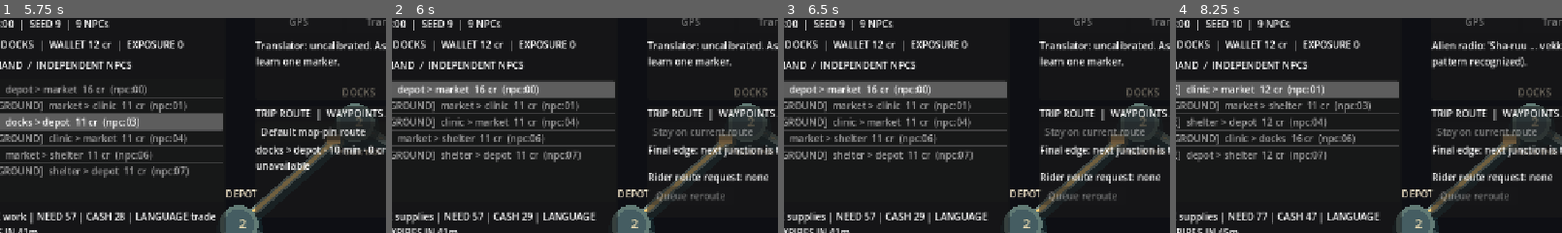
Above: before the commit, frames 1-4 (left to right).
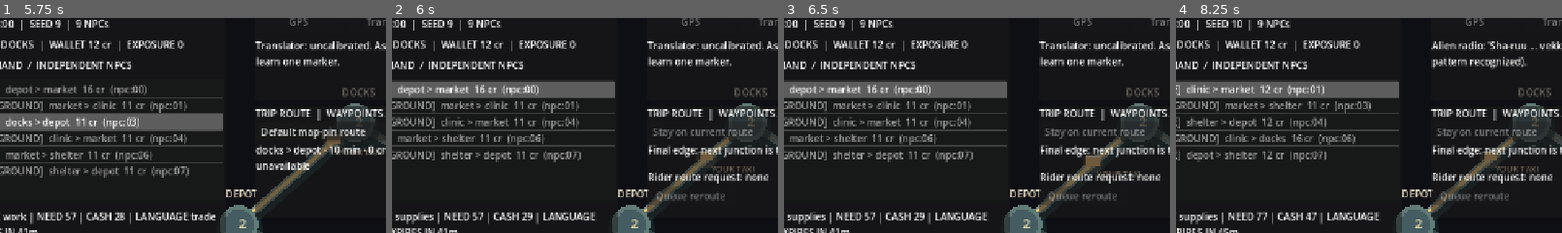
Above: after the commit, the same moments.

Repository: MohamedXIV/outsider-driver-2d
Game: Godot game, scene res://scenes/sandbox.tscn
Two runs of this game, one before a commit and one after it. Both use one fixed random seed, a clock stepped at 60 frames per second and the inputs below.
Inputs:
- Up to frame 1 (5.75 s): click "Decline" at 0.5 s; click "Reposition taxi" at 1.25 s; click "Wait +20 minutes" at 2 s; click "Observe +6h (debug)" at 2.75 s; click "GPS" at 3.5 s; click "New world seed" at 4.25 s; click "Translator" at 5 s
- Up to frame 2 (6 s): click "Accept ride" at 5.75 s
- Up to frame 3 (6.5 s): no input
- Up to frame 4 (8.25 s): click "New world seed" at 6.5 s; click "Radio" at 7.25 s; click "Accept ride" at 8 s
The pictures show only the part of the screen within x 6-56%, y 7-57%; the shares and areas given below are measured in that part.

Frame 1 is identical in both runs. In frame 2, 0.5% of the frame differs, in the area x 79-98%, y 54-73%; in frame 3, 0.5%, in the area x 78-98%, y 54-75%; in frame 4, 0.5%.
Error before the commit: Invalid call. Nonexistent function 'meeting_in_progress' in base 'RefCounted (SandboxWorld)'. (res://scripts/sandbox/sandbox_main.gd:88)

Commit message:
fix(relationships): prevent driving, fares and clock advance during live off-duty encounter

Diff:
--- a/scripts/sandbox/sandbox_world.gd
+++ b/scripts/sandbox/sandbox_world.gd
@@ -45,7 +45,7 @@
 
 func select_starter_device(device: String) -> bool:
 	if not starter_device.is_empty() or not SandboxKnowledge.DEVICES.has(device) \
-			or not active_offer_id.is_empty():
+			or not active_offer_id.is_empty() or meeting_in_progress():
 		return false
 	starter_device = device
 	_grant_fact(str(SandboxKnowledge.FIRST_FACT[device]), "starter:%s" % device)
@@ -102,7 +102,7 @@
 
 
 func advance(minutes: int) -> bool:
-	if minutes <= 0 or minutes % STEP_MINUTES != 0:
+	if meeting_in_progress() or minutes <= 0 or minutes % STEP_MINUTES != 0:
 		return false
 	for i in range(minutes / STEP_MINUTES):
 		minute += STEP_MINUTES
@@ -162,7 +162,7 @@
 
 
 func reposition(destination: String) -> bool:
-	if not active_offer_id.is_empty() or not SandboxRoads.DISTRICTS.has(destination) or destination == player_district:
+	if meeting_in_progress() or not active_offer_id.is_empty() or not SandboxRoads.DISTRICTS.has(destination) or destination == player_district:
 		return false
 	var hops: int = SandboxRoads.hops(player_district, destination)
 	var move_cost: int = hops
@@ -178,7 +178,7 @@
 
 func decline(offer_id: String) -> bool:
 	var offer: Dictionary = offer_by_id(offer_id)
-	if offer.is_empty() or offer["status"] != "open":
+	if meeting_in_progress() or offer.is_empty() or offer["status"] != "open":
 		return false
 	offer["status"] = "declined"
 	var npc: Dictionary = resident(str(offer["npc_id"]))
@@ -193,7 +193,7 @@
 
 func accept(offer_id: String, waypoint: String = "") -> bool:
 	var offer: Dictionary = offer_by_id(offer_id)
-	if not active_offer_id.is_empty() or offer.is_empty() or offer["status"] != "open":
+	if meeting_in_progress() or not active_offer_id.is_empty() or offer.is_empty() or offer["status"] != "open":
 		return false
 	if offer["origin"] != player_district or offer["channel"] == "official":
 		return false # Illegally resident: no access to licensed ride apps.
@@ -546,3 +546,10 @@
 
 func finish_meeting(meeting_id: String, choice: String) -> bool:
 	return SandboxMeetings.finish(self, meeting_id, choice)
+
+
+func meeting_in_progress() -> bool:
+	for meeting in meetings:
+		if meeting.get("status") == "in_progress":
+			return true
+	return false
